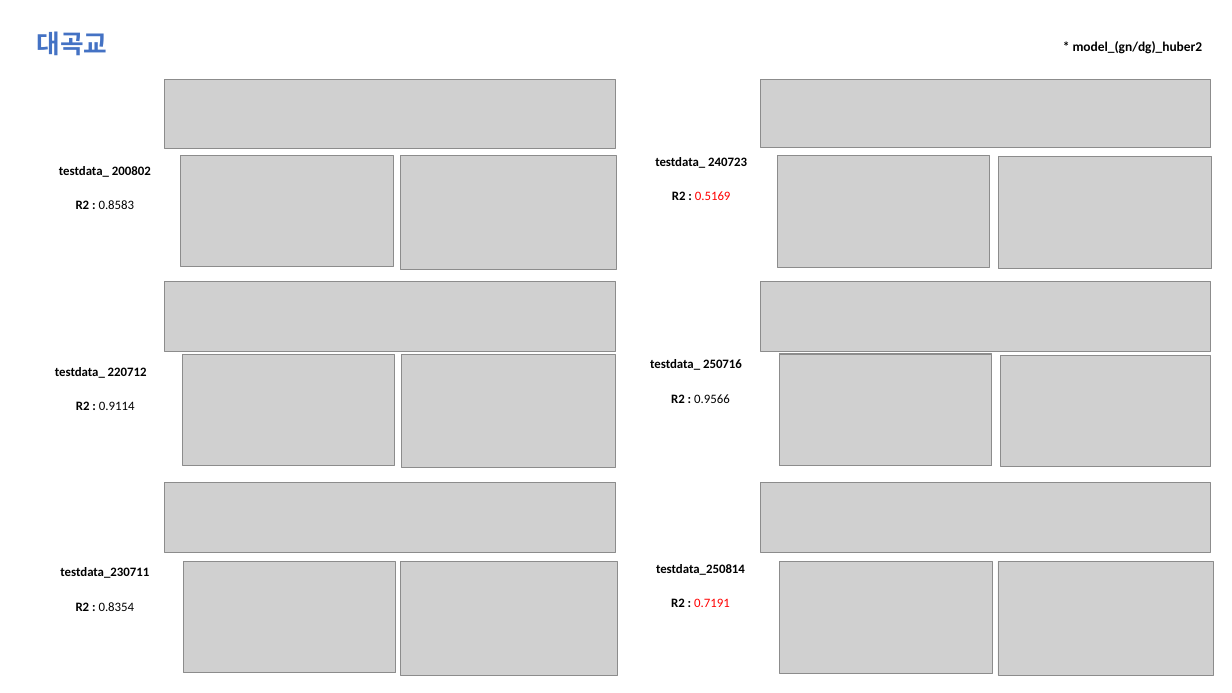
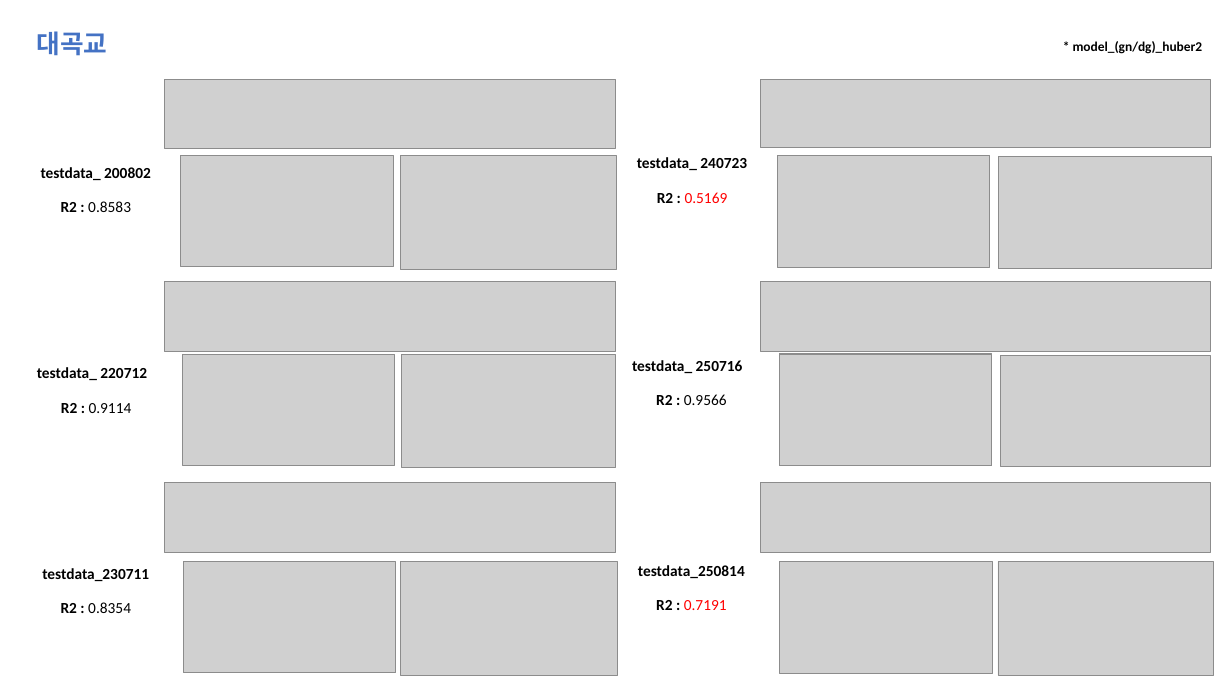
Before and after one commit to JEONGMIN0000/TrainDataCreater_LSTM, a slide deck: slide 26 of ParallelLSTM/result/Parallel LSTM 결과 보고.pptx. Drawn at 1232x693 pixels with LibreOffice and Linux fonts; fonts in the diff are those of the drawing; grey boxes stand for pictures. Boxes give left, top, right and bottom in pixels: in the first picture for what was removed or moved away, otherwise in the second. Text is boxed around its words. In the diff, an @@ line names an element or a change of style, - is before the commit and + after.

```diff
--- a/ParallelLSTM/result/Parallel LSTM 결과 보고.pptx
+++ b/ParallelLSTM/result/Parallel LSTM 결과 보고.pptx
@@ text "testdata_ 240723": place and size @@
-text "testdata_ 240723" at (655, 157, 747, 168)
+text "testdata_ 240723" at (637, 157, 747, 170)
@@ text "testdata_ 200802": place and size @@
-text "testdata_ 200802" at (59, 166, 151, 177)
+text "testdata_ 200802" at (41, 167, 151, 180)
@@ text "R2 : 0.8583": place and size @@
-text "R2 : 0.8583" at (76, 200, 135, 209)
+text "R2 : 0.8583" at (61, 201, 131, 212)
@@ size 10 to 12 pt in 12 elements at (42, 568, 149, 581), (41, 167, 151, 180), (61, 201, 131, 212), (61, 602, 131, 613), (37, 367, 147, 380), (632, 360, 743, 373), (656, 600, 727, 610), (638, 565, 745, 578), (637, 157, 747, 170), (61, 403, 132, 413), (656, 394, 727, 405), (657, 192, 728, 203) @@
@@ text "R2 : 0.5169": place and size @@
-text "R2 : 0.5169" at (672, 191, 731, 200)
+text "R2 : 0.5169" at (657, 192, 728, 203)
@@ text "testdata_ 220712": place and size @@
-text "testdata_ 220712" at (55, 367, 147, 378)
+text "testdata_ 220712" at (37, 367, 147, 380)
@@ text "testdata_ 250716": place and size @@
-text "testdata_ 250716" at (650, 359, 742, 370)
+text "testdata_ 250716" at (632, 360, 743, 373)
@@ text "R2 : 0.9566": place and size @@
-text "R2 : 0.9566" at (671, 394, 730, 403)
+text "R2 : 0.9566" at (656, 394, 727, 405)
@@ text "R2 : 0.9114": place and size @@
-text "R2 : 0.9114" at (76, 401, 135, 410)
+text "R2 : 0.9114" at (61, 403, 132, 413)
@@ text "testdata_230711": place and size @@
-text "testdata_230711" at (60, 567, 149, 578)
+text "testdata_230711" at (42, 568, 149, 581)
@@ text "testdata_250814": place and size @@
-text "testdata_250814" at (656, 564, 745, 575)
+text "testdata_250814" at (638, 565, 745, 578)
@@ text "R2 : 0.8354": place and size @@
-text "R2 : 0.8354" at (76, 602, 135, 611)
+text "R2 : 0.8354" at (61, 602, 131, 613)
@@ text "R2 : 0.7191": place and size @@
-text "R2 : 0.7191" at (671, 598, 730, 607)
+text "R2 : 0.7191" at (656, 600, 727, 610)
```
Also in this commit, not shown: 19 other slides changed, 1 other file.
